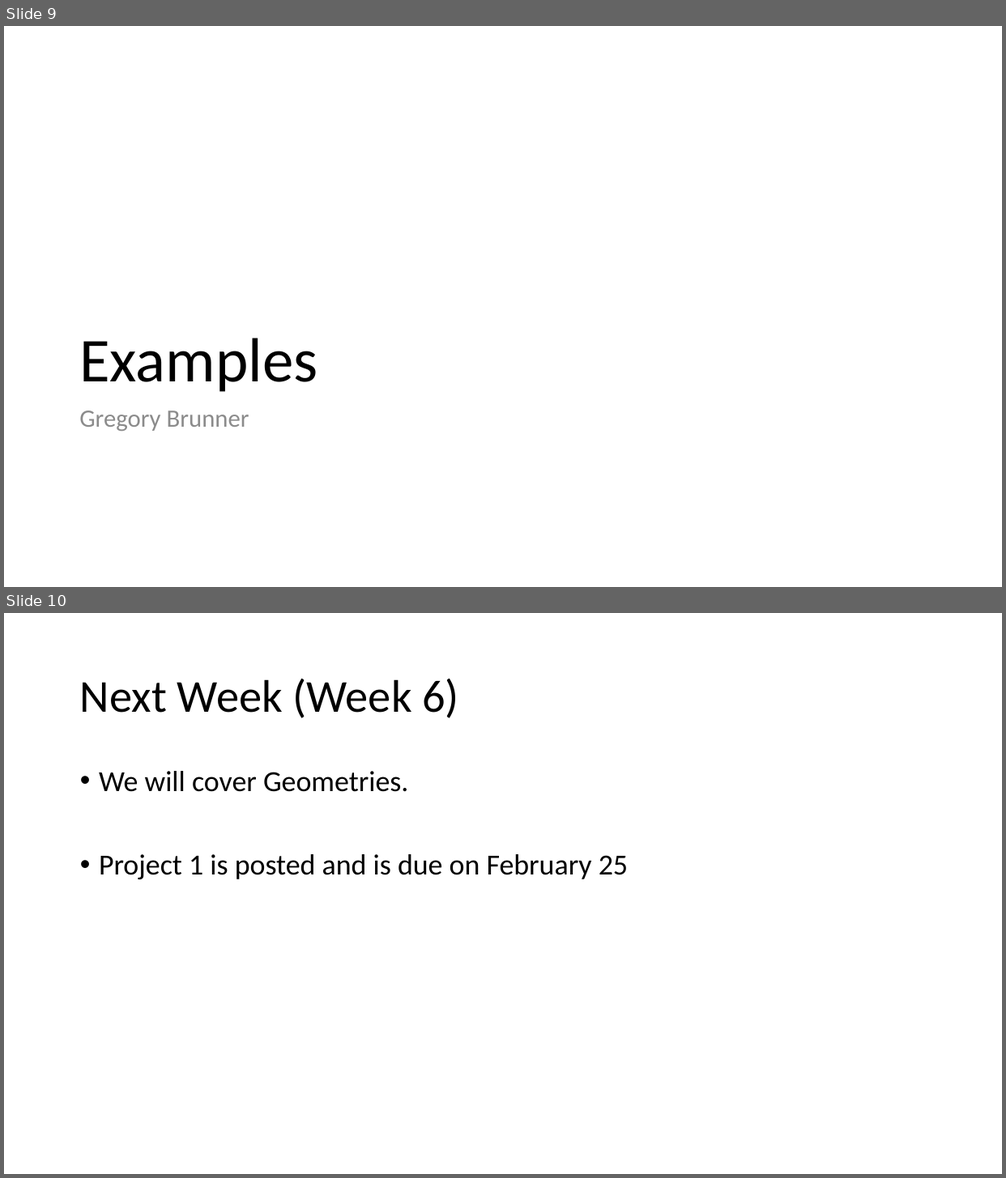
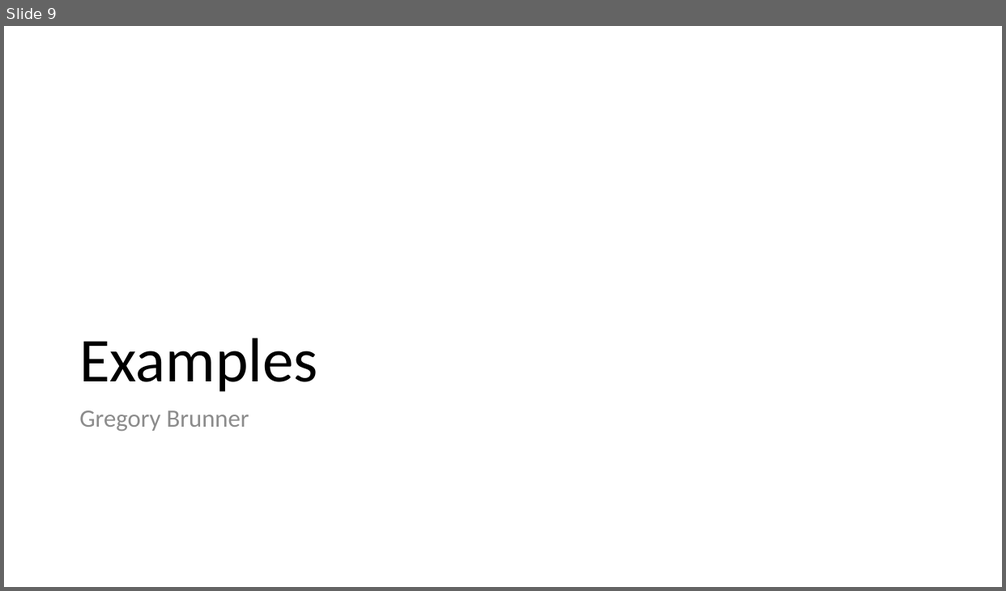
Before and after one commit to gbrunner/intro-prog-for-gis-rs, a slide deck: Week 4/Cursor_Lecture_Slides.pptx. Shown one above the other, each under a label of ours: slides 9 and 10 before the commit, slide 9 after it. The pictures are 1006x1178 and 1006x591 pixels, drawn with LibreOffice and Linux fonts; fonts in the diff are those of the drawing. Boxes give left, top, right and bottom in pixels: in the first picture for what was removed or moved away, otherwise in the second. Text is boxed around its words. In the diff, an @@ line names an element or a change of style, - is before the commit and + after.

```diff
--- a/Week 4/Cursor_Lecture_Slides.pptx
+++ b/Week 4/Cursor_Lecture_Slides.pptx
@@ slide 10 removed at (x1=4, y1=613, x2=1002, y2=1174), background #FFFFFF @@
@@ title removed at (x1=80, y1=679, x2=459, y2=718) @@
-Next Week (Week 6)
@@ text removed at (x1=99, y1=771, x2=628, y2=879) @@
-• We will cover Geometries.
-• Project 1 is posted and is due on February 25
```
Also in this commit, not shown: 1 slide changed, 17 other files.
